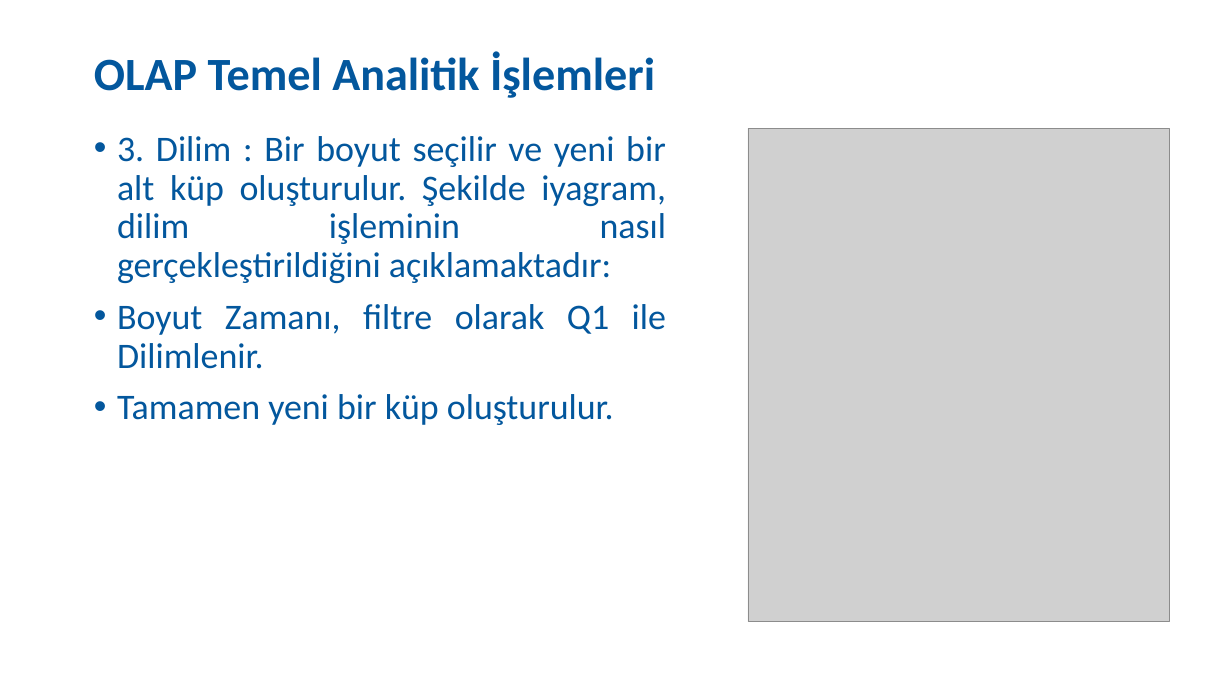
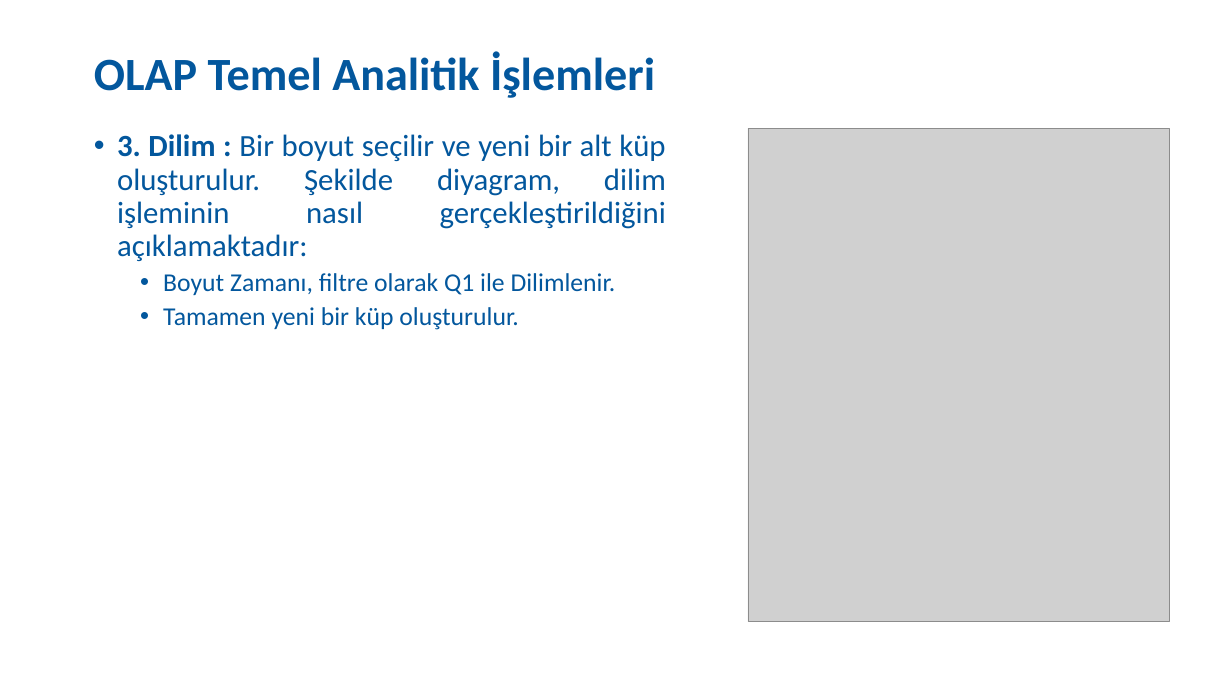
Before and after one commit to SevdanurGENC/Data-Modeling-Techniques-Lecture-Notes, a slide deck: slide 53 of Slides/VeriModellemeTeknikleri02Gun.pptx (slide 19 before the commit). Drawn at 1232x693 pixels with LibreOffice and Linux fonts; fonts in the diff are those of the drawing; grey boxes stand for pictures. Boxes give left, top, right and bottom in pixels: in the first picture for what was removed or moved away, otherwise in the second. Text is boxed around its words. In the diff, an @@ line names an element or a change of style, - is before the commit and + after.

```diff
--- a/Slides/VeriModellemeTeknikleri02Gun.pptx
+++ b/Slides/VeriModellemeTeknikleri02Gun.pptx
@@ text at bbox=[117, 134, 666, 261]: text changed; size 28 to 24 pt @@
-• 3. Dilim : Bir boyut seçilir ve yeni bir alt küp oluşturulur. Şekilde iyagram, dilim işleminin nasıl gerçekleştirildiğini açıklamaktadır:
+• 3. Dilim : Bir boyut seçilir ve yeni bir alt küp oluşturulur. Şekilde diyagram, dilim işleminin nasıl gerçekleştirildiğini açıklamaktadır:
@@ text at bbox=[163, 273, 616, 330]: size 28 to 20 pt in "Boyut Zamanı, filtre olarak Q1 ile Dilimlenir.", "Tamamen yeni bir küp oluşturulur."; list level 1 to 2 in "Boyut Zamanı, filtre olarak Q1 ..."; list level 1 to 2 in "Tamamen yeni bir küp oluşturulur." @@
```
Also in this commit, not shown: 14 other slides changed, 85 slides added, 14 slides removed.
